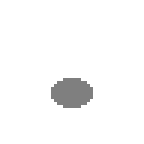
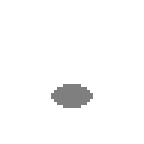
Revision of a layered 144x144 image; what changed, layer by layer:
painted on "Вставленный слой" over [left=51, top=78, right=93, bottom=93]
